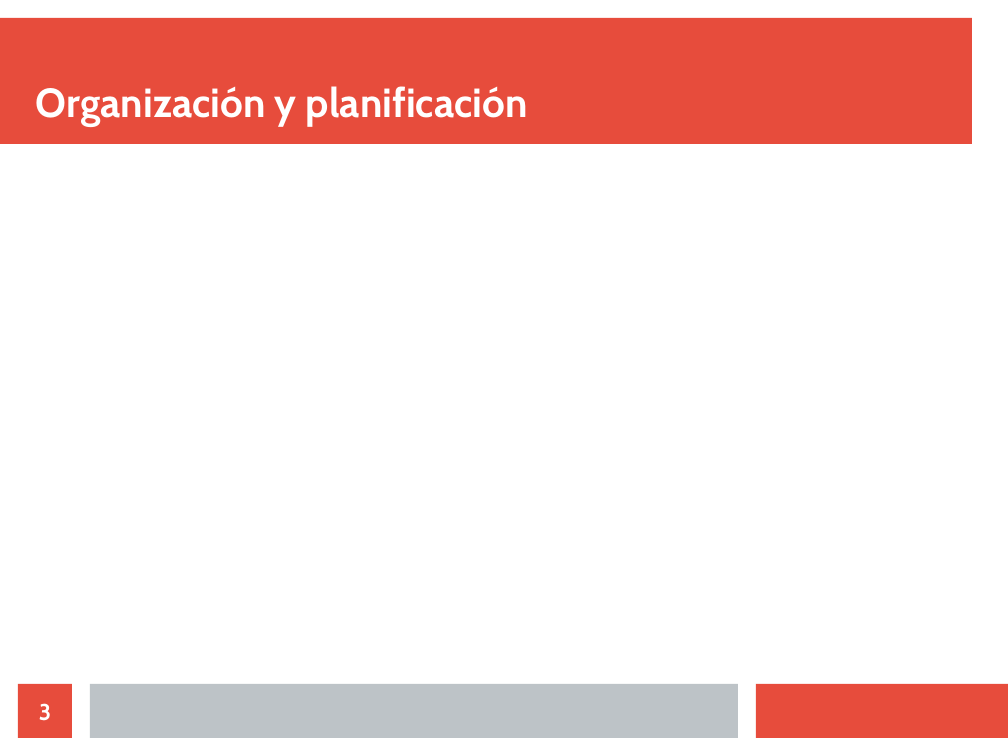
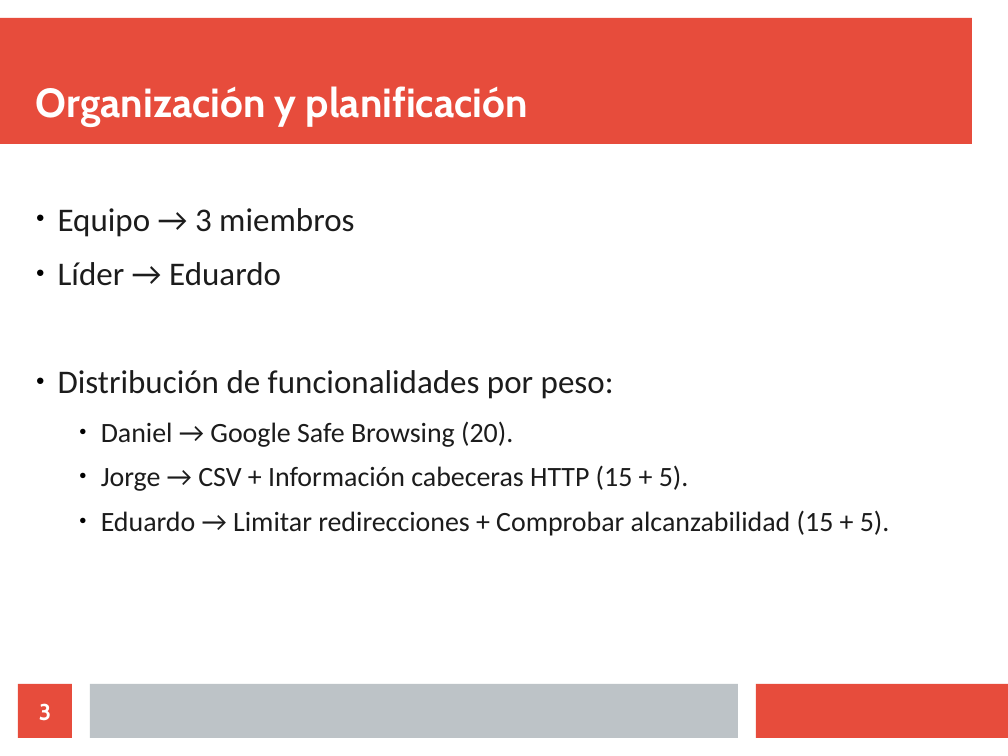
Before and after one commit to EduardoGimeno/Ingenieria-Web, a slide deck: slide 3 of Documentacion/Presentacion/presentacion.odp. Drawn at 1008x756 pixels with LibreOffice and Linux fonts; fonts in the diff are those of the drawing. Boxes give left, top, right and bottom in pixels: in the first picture for what was removed or moved away, otherwise in the second. Text is boxed around its words. In the diff, an @@ line names an element or a change of style, - is before the commit and + after.

```diff
--- a/Documentacion/Presentacion/presentacion.odp
+++ b/Documentacion/Presentacion/presentacion.odp
@@ text added at (x1=58, y1=208, x2=890, y2=536), 22 pt, text #1C1C1C @@
+● Equipo → 3 miembros
+● Líder → Eduardo
+● Distribución de funcionalidades por peso:
+    ● Daniel → Google Safe Browsing (20).
+    ● Jorge → CSV + Información cabeceras HTTP (15 + 5).
+    ● Eduardo → Limitar redirecciones + Comprobar alcanzabilidad (15 + 5).
```
Also in this commit, not shown: 2 other slides changed, 1 slide added, 1 slide removed, 2 other files.
